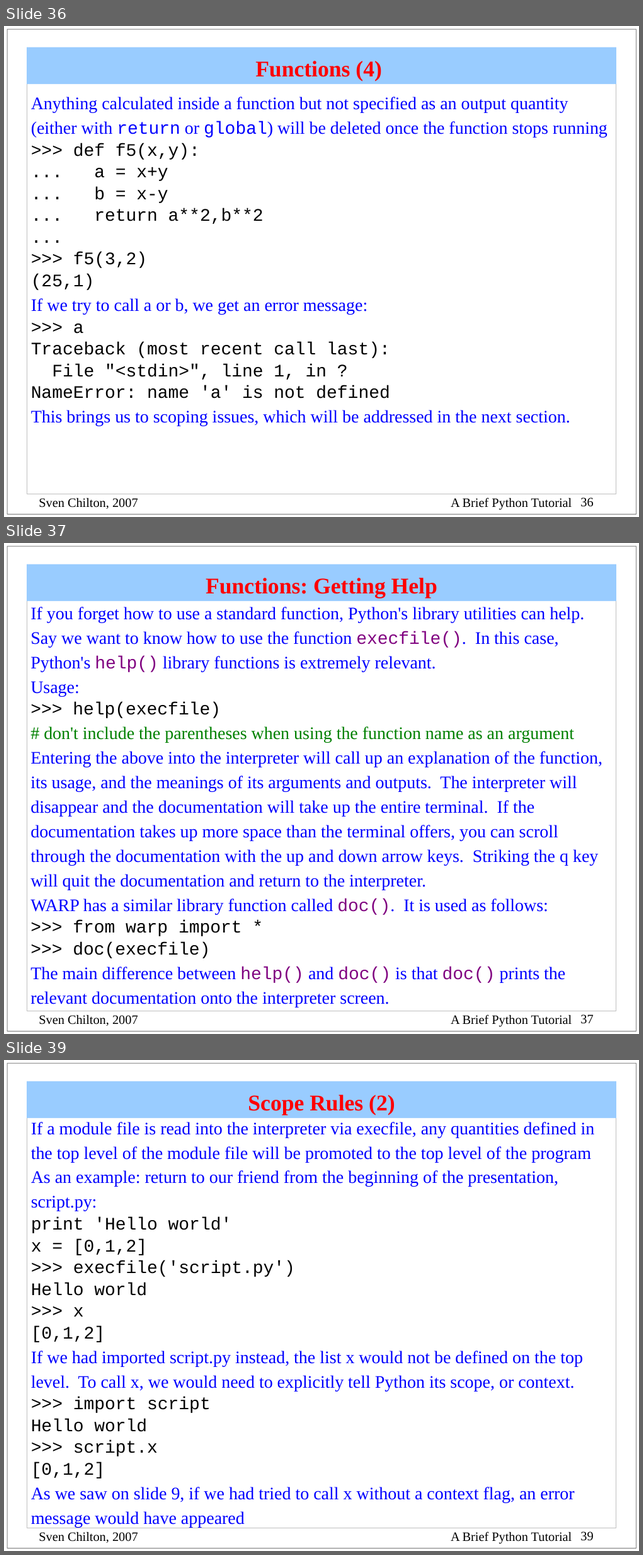
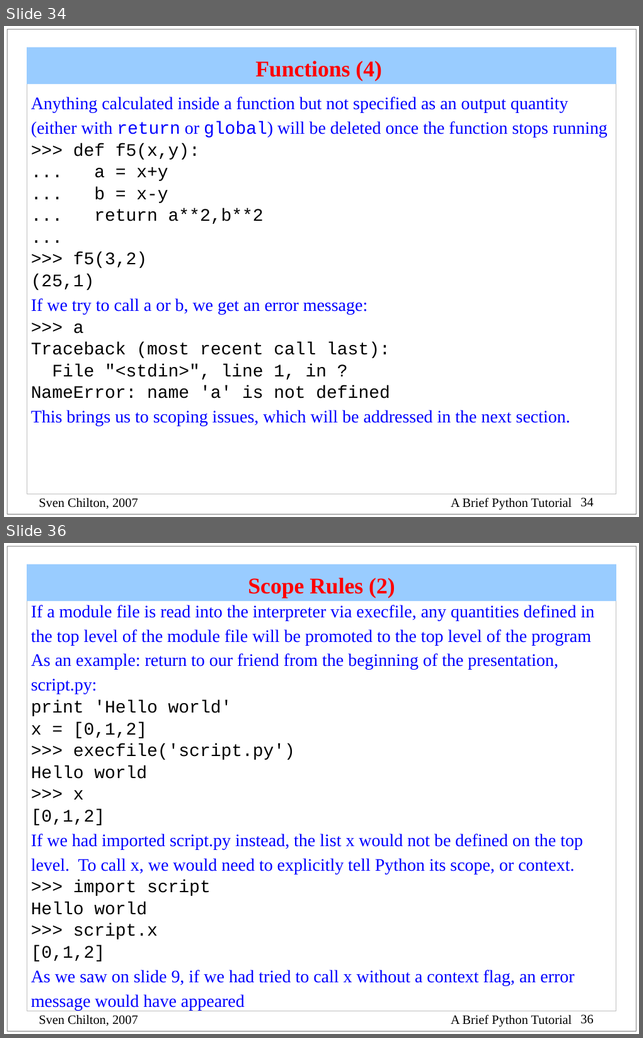
Before and after one commit to bhajojo/RobotFrameworkTraining, a slide deck: python.ppt. Shown one above the other, each under a label of ours: slides 36, 37 and 39 before the commit, slides 34 and 36 after it; the slides between them are not shown. The pictures are 643x1555 and 643x1038 pixels, drawn with LibreOffice and Linux fonts; fonts in the diff are those of the drawing. Boxes give left, top, right and bottom in pixels: in the first picture for what was removed or moved away, otherwise in the second. Text is boxed around its words. In the diff, an @@ line names an element or a change of style, - is before the commit and + after.

Commit message:
Added Python Code and assignments

```diff
--- a/python.ppt
+++ b/python.ppt
@@ slide 37 removed at (4, 543, 639, 1034), background #FFFFFF; not listed: 5 template elements that a slide beside it also shows @@
@@ title removed at (27, 564, 616, 602) @@
-Functions: Getting Help
@@ text removed at (30, 607, 602, 1007) @@
-If you forget how to use a standard function, Python's library utilities can help. Say we want to know how to use the function execfile(). In this case, Python's help() library functions is extremely relevant.
-Usage:
->>> help(execfile)
-# don't include the parentheses when using the function name as an argument
-Entering the above into the interpreter will call up an explanation of the function, its usage, and the meanings of its arguments and outputs. The interpreter will disappear and the documentation will take up the entire terminal. If the documentation takes up more space than the terminal offers, you can scroll through the documentation with the up and down arrow keys. Striking the q key will quit the documentation and return to the interpreter.
-WARP has a similar library function called doc(). It is used as follows:
->>> from warp import *
->>> doc(execfile)
-The main difference between help() and doc() is that doc() prints the relevant documentation onto the interpreter screen.
@@ what was slide 36 is now slide 34 @@
@@ page number at (580, 497, 593, 507): text changed @@
-36
+34
@@ what was slide 39 is now slide 36 @@
@@ page number at (580, 1014, 593, 1024): text changed @@
-39
+36
```
Also in this commit, not shown: 2 other slides removed, 32 other files.
